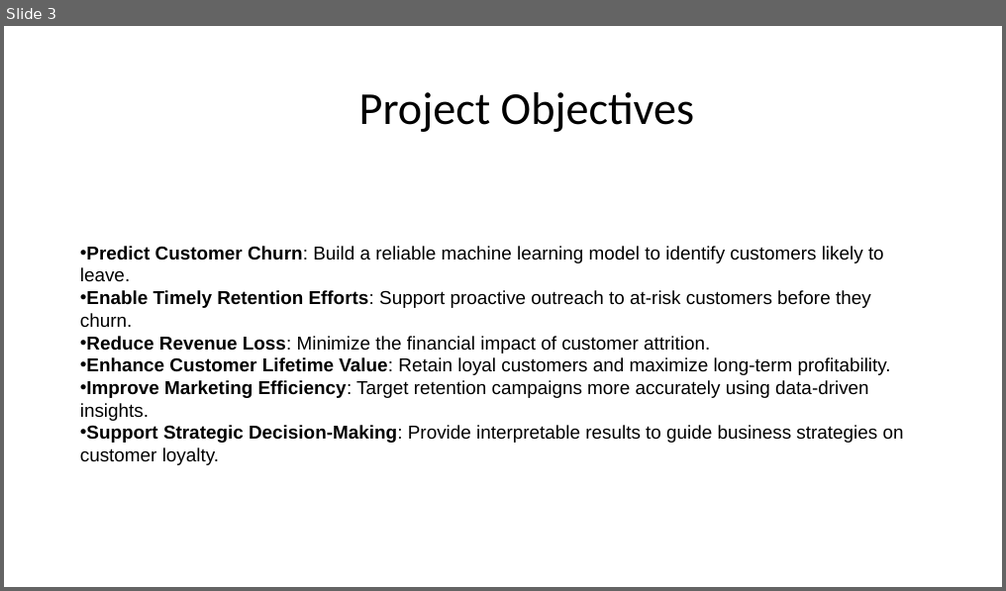
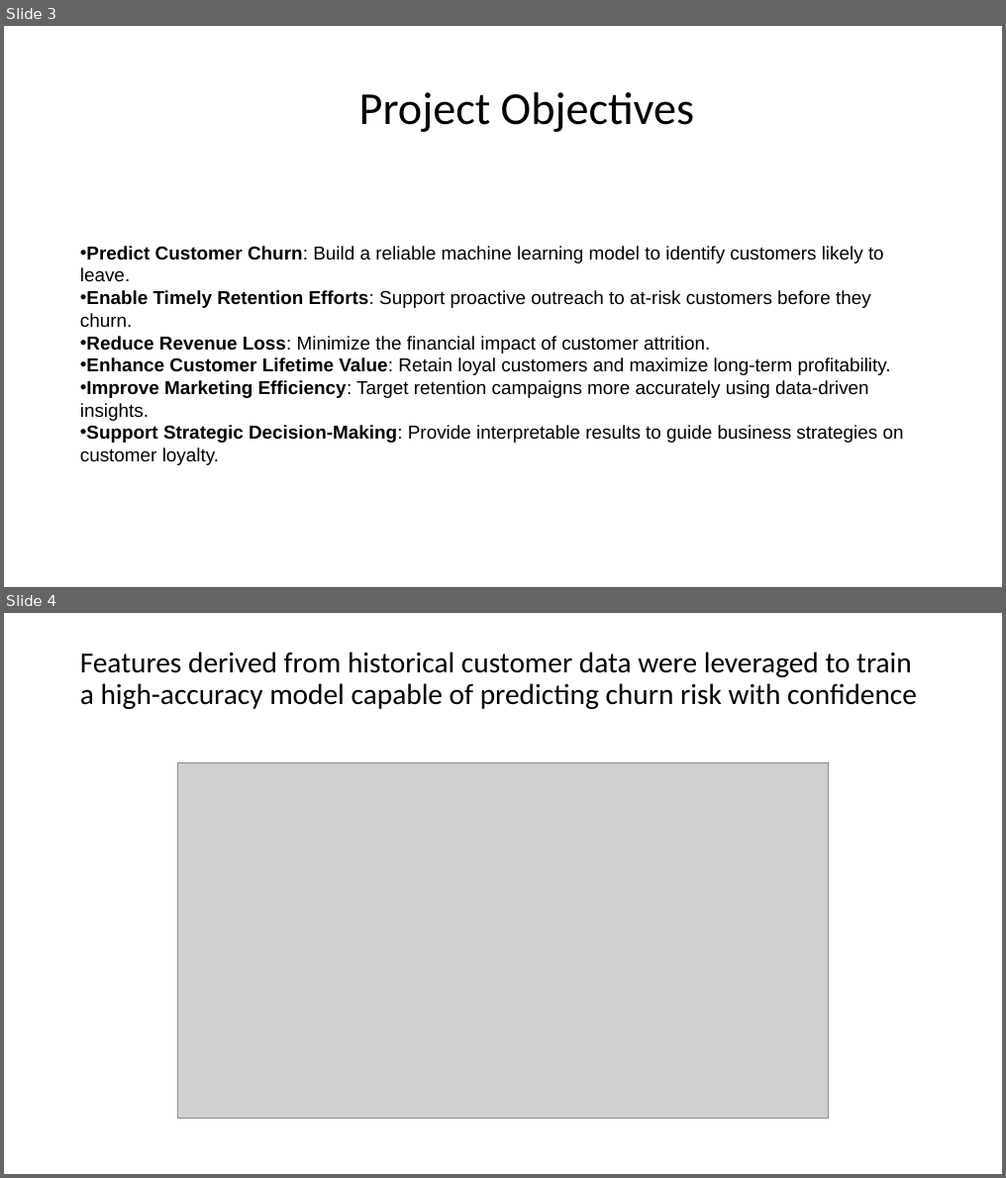
Before and after one commit to KabiraKabira7/customer_churn_modelling_phase_3_project, a slide deck: presentation.pdf.pptx. Shown one above the other, each under a label of ours: slide 3 before the commit, slides 3 and 4 after it. The pictures are 1006x591 and 1006x1178 pixels, drawn with LibreOffice and Linux fonts; fonts in the diff are those of the drawing; grey boxes stand for pictures. Boxes give left, top, right and bottom in pixels: in the first picture for what was removed or moved away, otherwise in the second. Text is boxed around its words. In the diff, an @@ line names an element or a change of style, - is before the commit and + after.

```diff
--- a/presentation.pdf.pptx
+++ b/presentation.pdf.pptx
@@ slide 4 added at (4,613,1002,1174), background #FFFFFF @@
@@ title added at (80,652,917,709), 28 pt, text #000000 @@
+Features derived from historical customer data were leveraged to train a high-accuracy model capable of predicting churn risk with confidence
@@ picture added at (177,762,829,1119) @@
```
Also in this commit, not shown: 3 other slides added.
